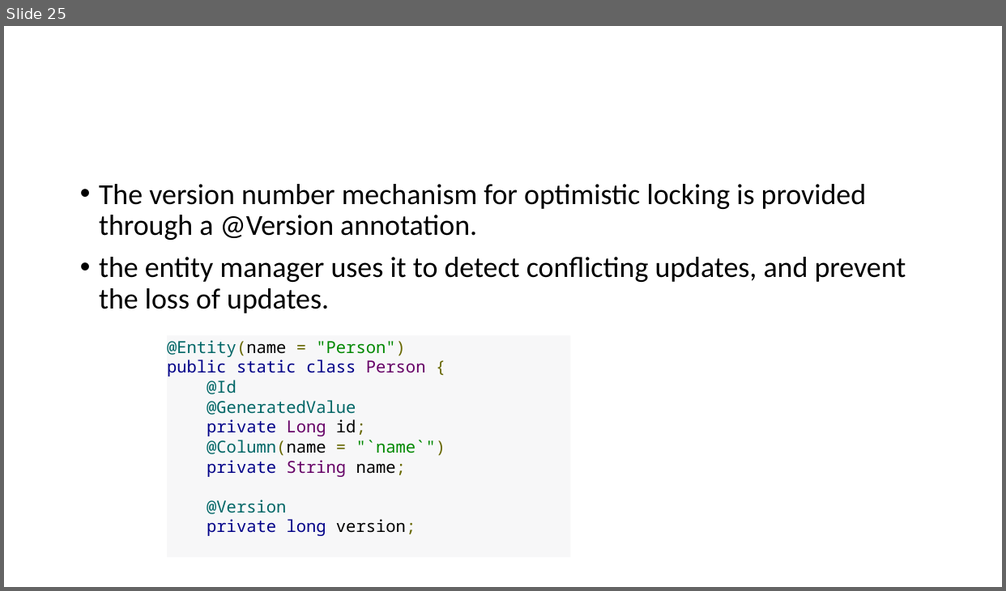
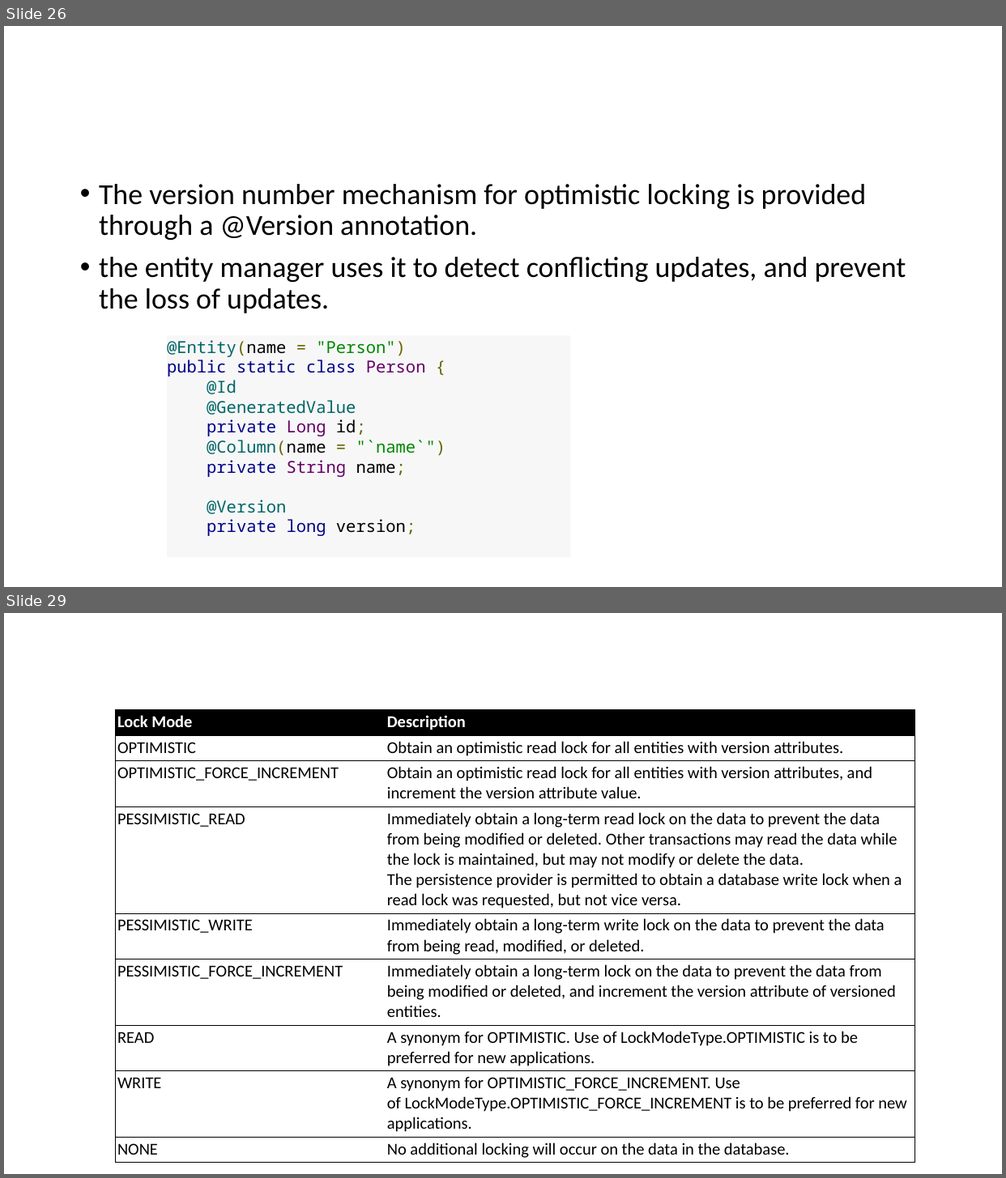
Before and after one commit to lawren43/mytest-repo, a slide deck: test-springmvc/doc/2.JPA Programming.pptx. Shown one above the other, each under a label of ours: slide 25 before the commit, slides 26 and 29 after it; the slides between them are not shown. The pictures are 1006x591 and 1006x1178 pixels, drawn with LibreOffice and Linux fonts; fonts in the diff are those of the drawing. Boxes give left, top, right and bottom in pixels: in the first picture for what was removed or moved away, otherwise in the second. Text is boxed around its words. In the diff, an @@ line names an element or a change of style, - is before the commit and + after.

```diff
--- a/test-springmvc/doc/2.JPA Programming.pptx
+++ b/test-springmvc/doc/2.JPA Programming.pptx
@@ slide 29 added at box(4, 613, 1002, 1174), background #FFFFFF @@
@@ table added at box(116, 710, 915, 1161), 9 rows, 2 columns @@
+Lock Mode | Description
+OPTIMISTIC | Obtain an optimistic read lock for all entities with version attributes.
+OPTIMISTIC_FORCE_INCREMENT | Obtain an optimistic read lock for all entities with version attributes, and increment the version attribute value.
+PESSIMISTIC_READ | Immediately obtain a long-term read lock on the data to prevent the data from being modified or deleted. Other transactions may read the data while the lock is maintained, but may not modify or delete the data. / The persistence provider is permitted to obtain a database write lock when a read lock was requested, but not vice versa.
+PESSIMISTIC_WRITE | Immediately obtain a long-term write lock on the data to prevent the data from being read, modified, or deleted.
+PESSIMISTIC_FORCE_INCREMENT | Immediately obtain a long-term lock on the data to prevent the data from being modified or deleted, and increment the version attribute of versioned entities.
+READ | A synonym for OPTIMISTIC. Use of LockModeType.OPTIMISTIC is to be preferred for new applications.
+WRITE | A synonym for OPTIMISTIC_FORCE_INCREMENT. Use of LockModeType.OPTIMISTIC_FORCE_INCREMENT is to be preferred for new applications.
+NONE | No additional locking will occur on the data in the database.
@@ what was slide 25 is now slide 26 @@
```
Also in this commit, not shown: 5 slides changed, 3 other slides added, 57 slides removed, 9 other files.
